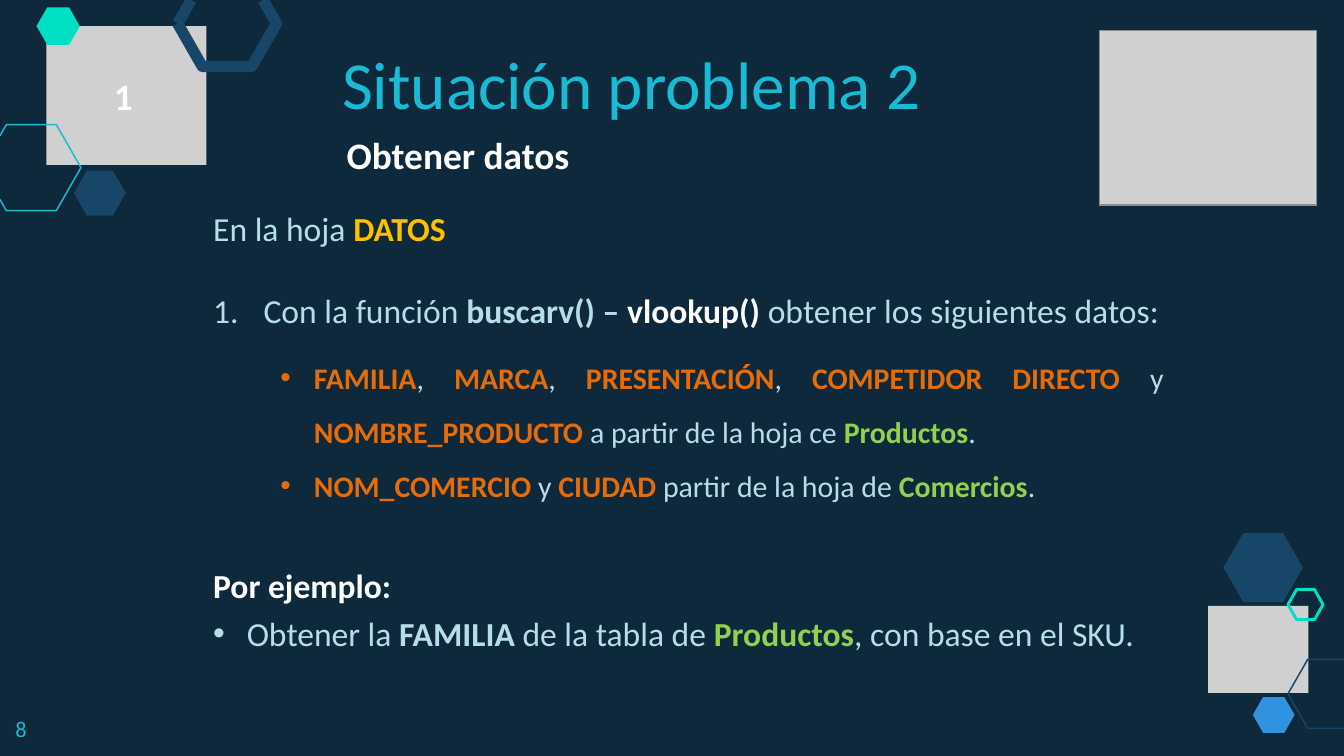
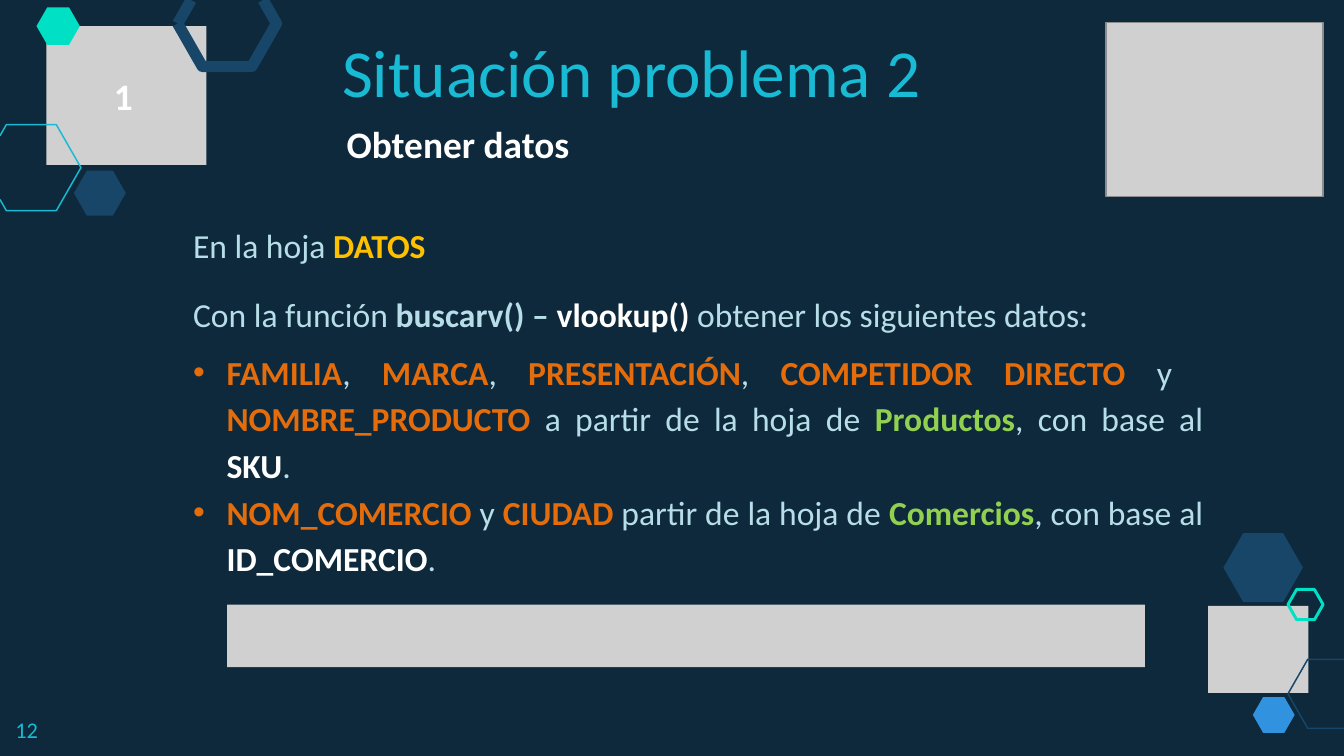
Before and after one commit to lizetheP/PensamientoC, a slide deck: slide 12 of Calendario2019/Presentaciones/Semana5/SITUACION2F.pptx (slide 10 before the commit). Drawn at 1344x756 pixels with LibreOffice and Linux fonts; fonts in the diff are those of the drawing; grey boxes stand for pictures. Boxes give left, top, right and bottom in pixels: in the first picture for what was removed or moved away, otherwise in the second. Text is boxed around its words. In the diff, an @@ line names an element or a change of style, - is before the commit and + after.

```diff
--- a/Calendario2019/Presentaciones/Semana5/SITUACION2F.pptx
+++ b/Calendario2019/Presentaciones/Semana5/SITUACION2F.pptx
@@ picture: place and size @@
-picture at (1099, 31, 1317, 206)
+picture at (1106, 23, 1324, 198)
@@ text "Situación problema 2": place and size @@
-text "Situación problema 2" at (342, 62, 920, 120)
+text "Situación problema 2" at (342, 50, 920, 108)
@@ text "Obtener datos": place and size @@
-text "Obtener datos" at (347, 142, 570, 170)
+text "Obtener datos" at (347, 131, 570, 159)
@@ text "En la hoja DATOS": place and size @@
-text "En la hoja DATOS" at (213, 217, 1159, 650)
+text "En la hoja DATOS" at (193, 234, 1203, 576)
@@ text at (193, 302, 1088, 333): bullet 1. to none; line spacing 1.5 to 25pt @@
@@ text at (227, 357, 1203, 576): text changed; size 16 to 18 pt; text colour #B7DEE8 to #E46C0A @@
-  • FAMILIA, MARCA, PRESENTACIÓN, COMPETIDOR DIRECTO y NOMBRE_PRODUCTO a partir de la hoja ce Productos.
-  • NOM_COMERCIO y CIUDAD partir de la hoja de Comercios.
-Por ejemplo:
-• Obtener la FAMILIA de la tabla de Productos, con base en el SKU.
+• FAMILIA, MARCA, PRESENTACIÓN, COMPETIDOR DIRECTO y NOMBRE_PRODUCTO a partir de la hoja de Productos, con base al SKU.
+• NOM_COMERCIO y CIUDAD partir de la hoja de Comercios, con base al ID_COMERCIO.
@@ picture added at (227, 605, 1145, 668) @@
@@ text at (15, 723, 37, 738): text changed @@
-8
+12
```
Also in this commit, not shown: 14 other slides changed, 8 slides added, 2 slides removed, 20 other files.
